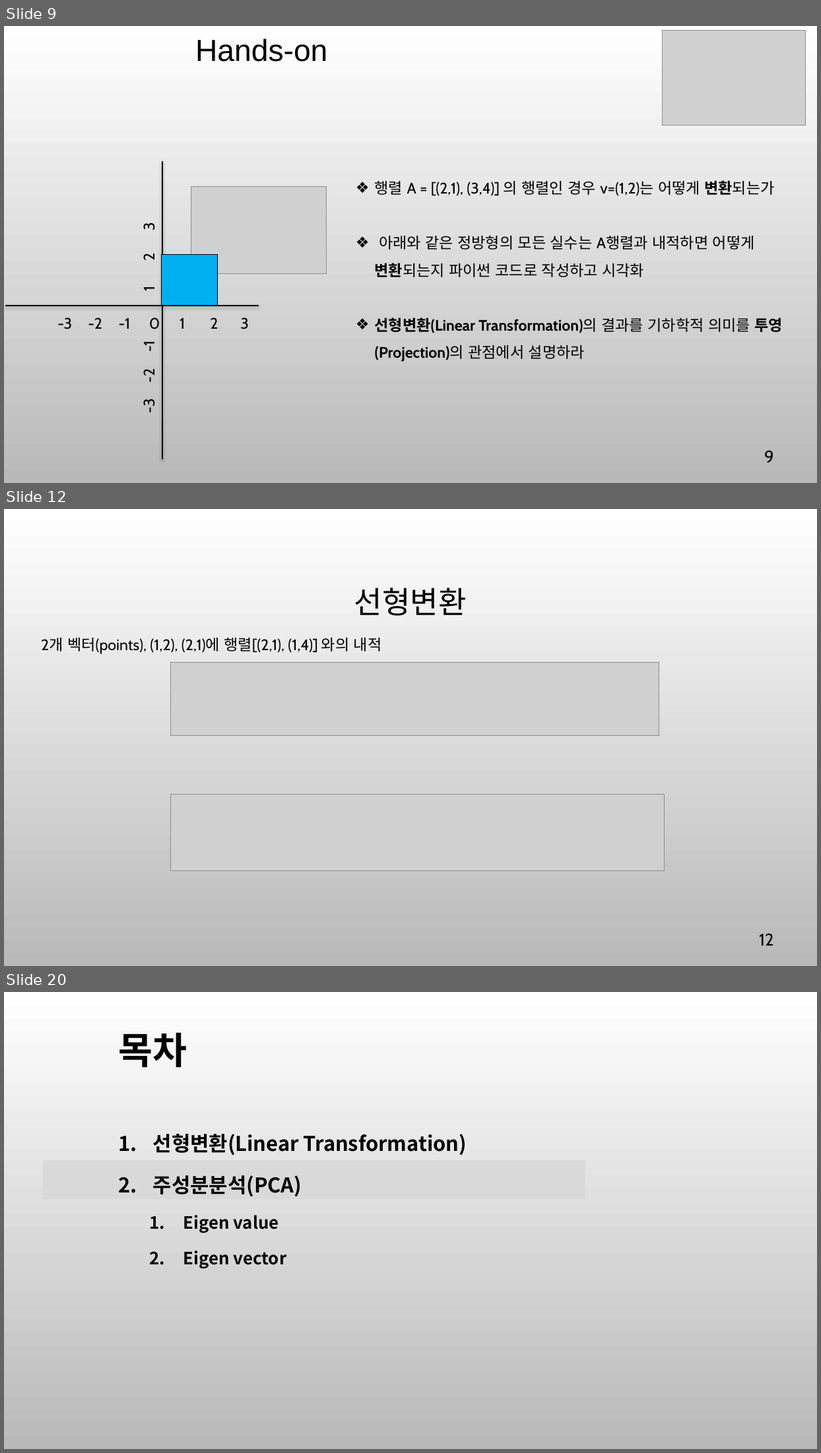
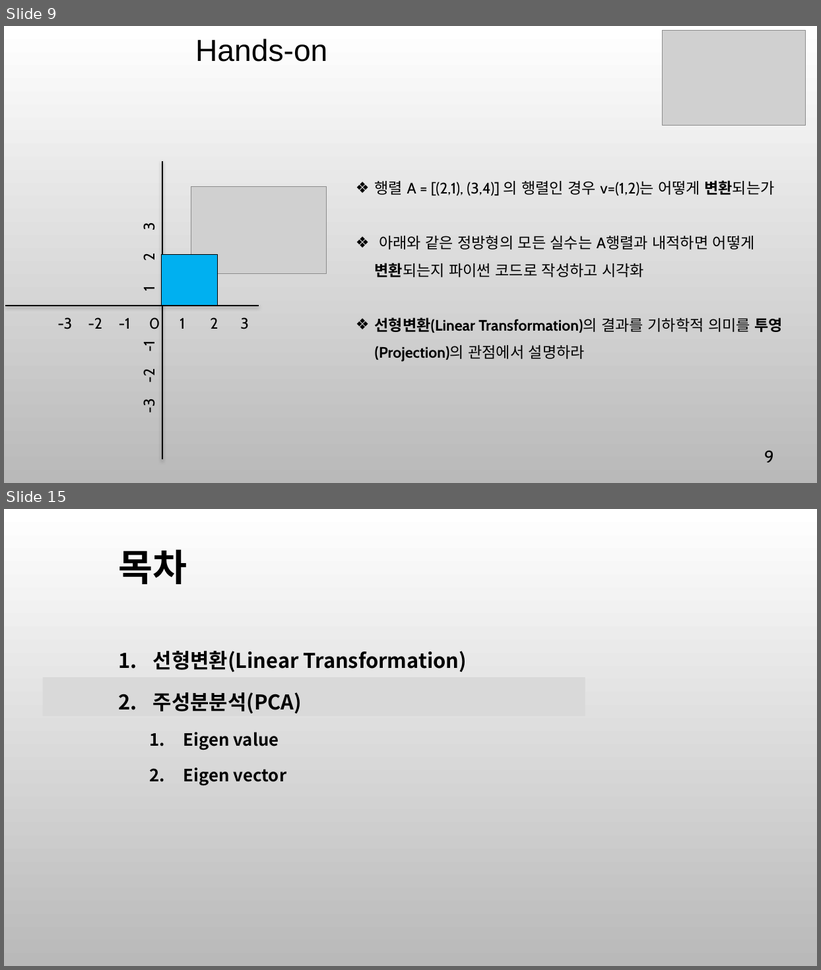
Before and after one commit to ancestor9/mathematics-for-machine-learning, a slide deck: Linear_Algebra/w5_PCA_linear_transformation.pptx. Shown one above the other, each under a label of ours: slides 9, 12 and 20 before the commit, slides 9 and 15 after it; the slides between them are not shown. The pictures are 821x1453 and 821x970 pixels, drawn with LibreOffice and Linux fonts; fonts in the diff are those of the drawing; grey boxes stand for pictures; background and template pictures are left out. Boxes give left, top, right and bottom in pixels: in the first picture for what was removed or moved away, otherwise in the second. Text is boxed around its words. In the diff, an @@ line names an element or a change of style, - is before the commit and + after.

```diff
--- a/Linear_Algebra/w5_PCA_linear_transformation.pptx
+++ b/Linear_Algebra/w5_PCA_linear_transformation.pptx
@@ slide 12 removed at [4, 509, 817, 966], background picture (left out) @@
@@ title removed at [354, 588, 467, 616] @@
-선형변환
@@ text removed at [41, 638, 382, 654] @@
-2개 벡터(points), (1,2), (2,1)에 행렬[(2,1), (1,4)] 와의 내적
@@ picture removed at [170, 663, 660, 737] @@
@@ picture removed at [170, 795, 665, 871] @@
@@ page number removed at [759, 933, 774, 946] @@
-12
@@ what was slide 20 is now slide 15 @@
```
Also in this commit, not shown: 13 slides changed, 2 slides added, 4 other slides removed, 1 other file.
